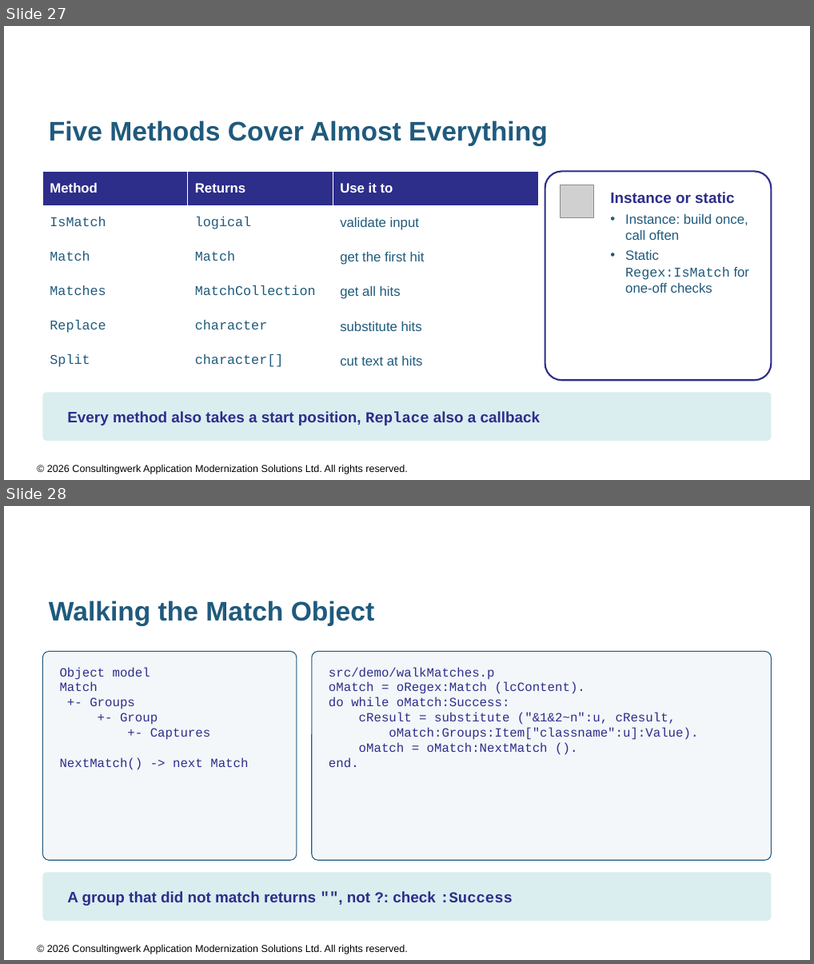
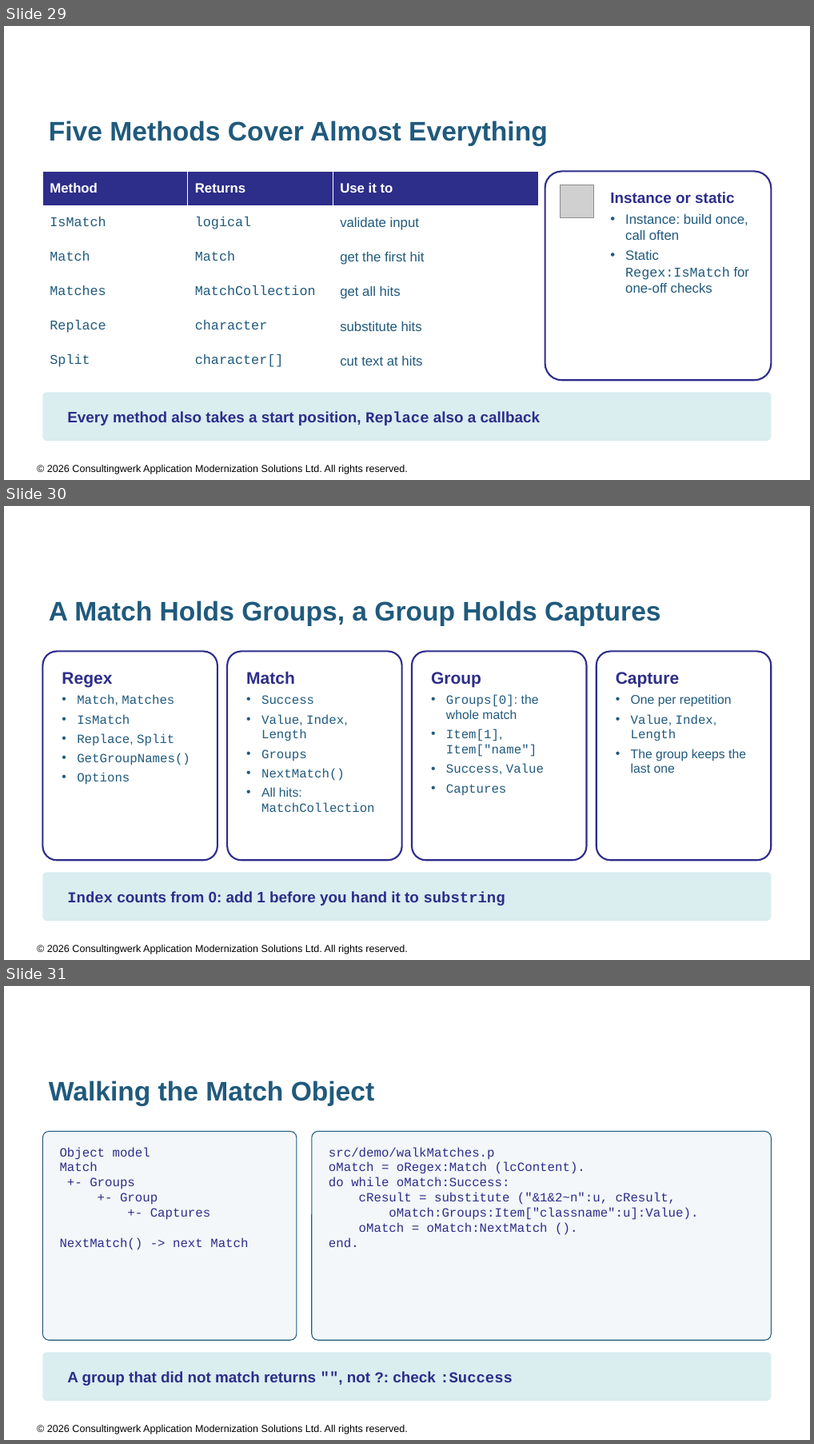
Before and after one commit to consultingwerk/ABL-RegEx-Samples, a slide deck: slides/Regular Expressions for ABL Developers.pptx. Shown one above the other, each under a label of ours: slides 27 and 28 before the commit, slides 29, 30 and 31 after it. The pictures are 814x964 and 814x1444 pixels, drawn with LibreOffice and Linux fonts; fonts in the diff are those of the drawing; grey boxes stand for pictures; background and template pictures are left out. Boxes give left, top, right and bottom in pixels: in the first picture for what was removed or moved away, otherwise in the second. Text is boxed around its words. In the diff, an @@ line names an element or a change of style, - is before the commit and + after.

```diff
--- a/slides/Regular Expressions for ABL Developers.pptx
+++ b/slides/Regular Expressions for ABL Developers.pptx
@@ slide 30 added at bbox=[4, 506, 810, 960], background #FFFFFF; not listed: 2 template elements that a slide beside it also shows @@
@@ title added at bbox=[49, 600, 662, 626], 32 pt, text #205A7D, bold @@
+A Match Holds Groups, a Group Holds Captures
@@ rounded rectangle added at bbox=[42, 651, 218, 860], fill #FFFFFF, outline #2D2D8A 2 pt, 15 pt, text #205A7D @@
+Regex
+• Match, Matches
+• IsMatch
+• Replace, Split
+• GetGroupNames()
+• Options
@@ rounded rectangle added at bbox=[227, 651, 402, 860], fill #FFFFFF, outline #2D2D8A 2 pt, 15 pt, text #205A7D @@
+Match
+• Success
+• Value, Index, Length
+• Groups
+• NextMatch()
+• All hits: MatchCollection
@@ rounded rectangle added at bbox=[412, 651, 587, 860], fill #FFFFFF, outline #2D2D8A 2 pt, 15 pt, text #205A7D @@
+Group
+• Groups[0]: the whole match
+• Item[1], Item["name"]
+• Success, Value
+• Captures
@@ rounded rectangle added at bbox=[597, 651, 772, 860], fill #FFFFFF, outline #2D2D8A 2 pt, 15 pt, text #205A7D @@
+Capture
+• One per repetition
+• Value, Index, Length
+• The group keeps the last one
@@ rounded rectangle added at bbox=[42, 872, 772, 920], fill #DAEDEF @@
@@ text added at bbox=[67, 891, 506, 905], 18 pt, text #2D2D8A, bold @@
+Index counts from 0: add 1 before you hand it to substring
@@ what was slide 27 is now slide 29 @@
@@ what was slide 28 is now slide 31 @@
```
Also in this commit, not shown: 9 slides changed, 2 other slides added, 7 other files.
